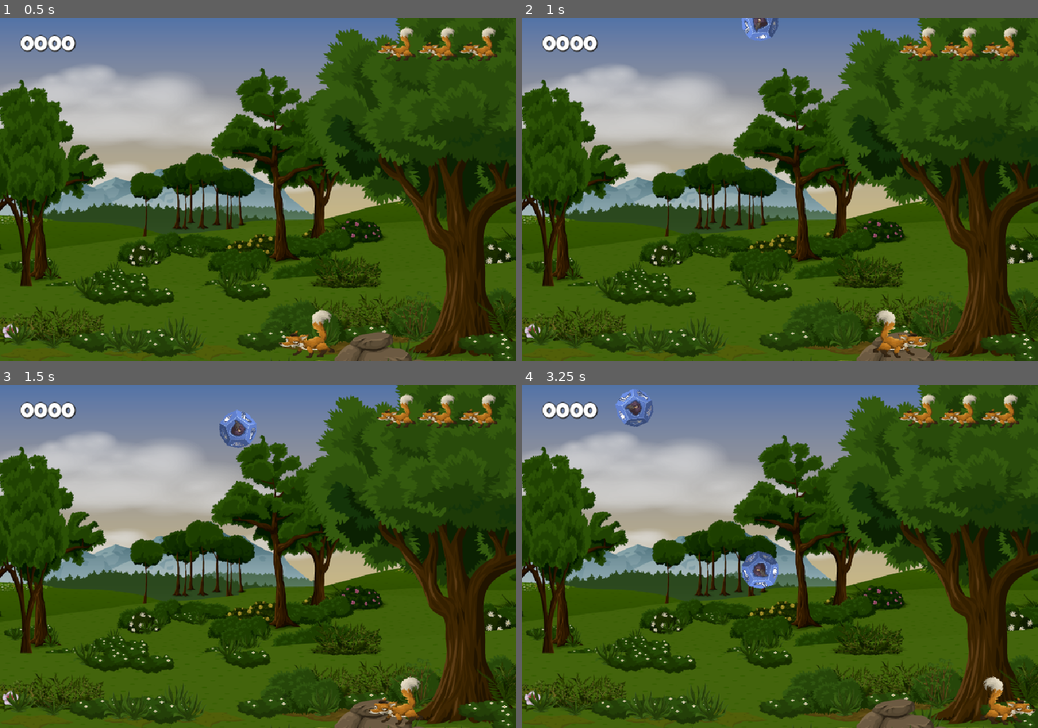
Above: before the commit, frames 1-4 (two rows, left to right).
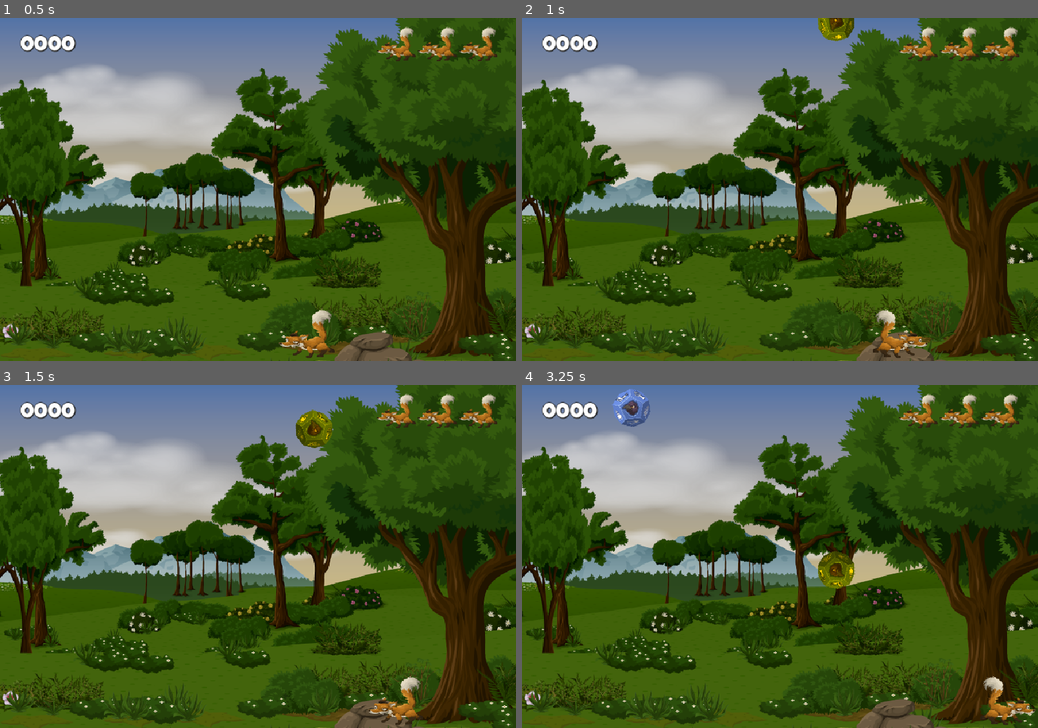
Above: after the commit, the same moments.

Repository: Newton-Duarte/godot-dice-catcher
Game: Godot game, scene res://scenes/game.tscn
Same seed, same stepped clock (60 frames per second), same inputs: the game is played once before the commit and once after it.
Inputs:
- Up to frame 1 (0.5 s): no input
- Up to frame 2 (1 s): tap Enter at 0.5 s; hold Right (ui_right) from 0.53 s (still down)
- Up to frame 3 (1.5 s): release Right (ui_right) at 1.28 s; hold Left (ui_left) from 1.28 s (still down)
- Up to frame 4 (3.25 s): release Left (ui_left) at 2.03 s; hold Right (ui_right) from 2.03 s (still down)

Frame 1 is identical in both runs. In frame 2, 0.7% of the frame differs, in the area x 42-65%, y 0-7%; in frame 3, 1.2%; in frame 4, 1.6%, in the area x 17-65%, y 1-60%.

Commit message:
feat: add bad dice logic

Diff:
--- a/scenes/game.tscn
+++ b/scenes/game.tscn
@@ -94,7 +94,13 @@
 wait_time = 15.0
 autostart = true
 
+[node name="BadDiceTimer" type="Timer" parent="." unique_id=675808820]
+wait_time = 10.0
+autostart = true
+
 [connection signal="timeout" from="SpawnTimer" to="." method="spawn_dice"]
+[connection signal="lose_life" from="Fox" to="." method="_on_fox_lose_life"]
 [connection signal="point_scored" from="Fox" to="." method="_on_fox_point_scored"]
 [connection signal="timeout" from="FeedbackLabelTimer" to="." method="_on_feedback_label_timer_timeout"]
 [connection signal="timeout" from="DifficultyTimer" to="." method="_on_difficulty_timer_timeout"]
+[connection signal="timeout" from="BadDiceTimer" to="." method="_on_bad_dice_timer_timeout"]
--- a/scripts/dice.gd
+++ b/scripts/dice.gd
@@ -2,7 +2,7 @@
 
 extends Area2D
 
-signal off_screen
+signal off_screen(is_bad: bool)
 
 @onready var sprite_2d: Sprite2D = $Sprite2D
 
@@ -14,7 +14,9 @@
 var speed_multiplier: float = 1.0
 var points: int = 1
 var dice_rare_color: Color = Color("#FFD700")
+var dice_bad_color: Color = Color("#880808")
 var is_rare: bool = false
+var is_bad: bool = false
 
 func _ready() -> void:
 	rotate_direction = rotate_directions.pick_random()
@@ -29,7 +31,11 @@
 	points = 5
 	modulate = dice_rare_color
 
+func setup_bad_dice() -> void:
+	is_bad = true
+	modulate = dice_bad_color
+
 func check_off_screen() -> void:
 	if get_viewport_rect().end.y < position.y:
-		off_screen.emit()
+		off_screen.emit(is_bad)
 		queue_free()
--- a/scripts/fox.gd
+++ b/scripts/fox.gd
@@ -3,6 +3,7 @@
 extends Area2D
 
 signal point_scored(points: int)
+signal lose_life
 
 const EDGE_SPRITE_MARGIN = 55.0
 
@@ -25,6 +26,11 @@
 
 func _on_area_entered(area: Area2D) -> void:
 	if area is Dice:
+		if area.is_bad:
+			lose_life.emit()
+			area.queue_free()
+			return
+
 		sounds.play()
 		point_scored.emit(area.points)
 		area.queue_free()
--- a/scripts/game.gd
+++ b/scripts/game.gd
@@ -11,6 +11,7 @@
 @onready var extra_life_sound: AudioStreamPlayer2D = $ExtraLifeSound
 @onready var feedback_label: Label = $CanvasLayer/FeedbackLabel
 @onready var feedback_label_timer: Timer = $FeedbackLabelTimer
+@onready var bad_dice_timer: Timer = $BadDiceTimer
 
 const STOPPABLE_GROUP: String = "stoppable"
 const MARGIN: float = 180.0
@@ -19,15 +20,17 @@
 const MAX_DICE_SPEED_MULTIPLIER: float = 2.0
 const MIN_SPAWN_TIMER: float = 1.0
 const GOLDEN_DICE_CHANCE_PERCENT: int = 10
+const BAD_DICE_CHANCE_PERCENT: int = 5
+const MIN_BAD_DICE_TIMER: float = 3.0
 
 var _points: int = 0
 var _lives: int = 3
 var _next_live_bonus_points: int = 0
 
 var _dice_speed_multiplier = 1.0
-var _dice_speed_multiplier_tick = 0.25
-
-var _difficulty_multiplier_tick = 0.25
+var _dice_speed_multiplier_tick = 0.2
+var _difficulty_multiplier_tick = 0.2
+var _bad_dice_timer_tick = 0.2
 
 func _unhandled_input(event: InputEvent) -> void:
 	if event.is_action_pressed("restart"):
@@ -39,6 +42,13 @@
 	spawn_dice()
 
 func spawn_dice() -> void:
+	var new_dice = get_dice_to_spawn()
+	var should_spawn_golden_dice: bool = randi() % 100 + 1 <= GOLDEN_DICE_CHANCE_PERCENT
+	if should_spawn_golden_dice:
+		new_dice.setup_rare_dice()
+	add_child(new_dice)
+
+func get_dice_to_spawn() -> Dice:
 	var new_dice: Dice = DICE.instantiate()
 	var viewport_rect = get_viewport_rect()
 	var new_position_x = randf_range(
@@ -48,14 +58,12 @@
 	new_dice.position = Vector2(new_position_x, -MARGIN)
 	new_dice.off_screen.connect(_on_dice_off_screen)
 	new_dice.speed_multiplier = min(_dice_speed_multiplier, MAX_DICE_SPEED_MULTIPLIER)
-	var should_spawn_golden_dice: bool = randi() % 100 + 1 <= GOLDEN_DICE_CHANCE_PERCENT
-	if should_spawn_golden_dice:
-		new_dice.setup_rare_dice()
-	add_child(new_dice)
+	return new_dice
 
 func pause_all() -> void:
 	spawn_timer.stop()
 	feedback_label_timer.stop()
+	bad_dice_timer.stop()
 	var to_stop: Array[Node] = get_tree().get_nodes_in_group(STOPPABLE_GROUP)
 	for item in to_stop:
 		item.set_physics_process(false)
@@ -80,15 +88,19 @@
 	music.stream = GAME_OVER
 	music.play()
 
-func _on_dice_off_screen() -> void:
+func lose_life() -> void:
 	_lives = max(_lives - 1, 0)
 	update_lives()
-	show_feedback_label("Miss")
 
 	if _lives <= 0:
 		game_over()
 	else:
 		negative_sound.play()
+
+func _on_dice_off_screen(is_bad: bool) -> void:
+	if is_bad: return
+	show_feedback_label("Miss")
+	lose_life()
 
 func _on_fox_point_scored(points: int) -> void:
 	_points += points
@@ -99,7 +111,7 @@
 		_next_live_bonus_points -= BONUS_LIVE_POINTS_NEEDED
 		_lives = min(_lives + 1, MAX_LIVES)
 		extra_life_sound.play()
-		show_feedback_label("+%s Life" % 1)
+		show_feedback_label("+1 Life")
 		update_lives()
 
 func _on_feedback_label_timer_timeout() -> void:
@@ -108,3 +120,13 @@
 func _on_difficulty_timer_timeout() -> void:
 	_dice_speed_multiplier += _dice_speed_multiplier_tick
 	spawn_timer.wait_time = max(spawn_timer.wait_time - _difficulty_multiplier_tick, MIN_SPAWN_TIMER)
+	bad_dice_timer.wait_time = max(bad_dice_timer.wait_time - _bad_dice_timer_tick, MIN_BAD_DICE_TIMER)
+
+func _on_bad_dice_timer_timeout() -> void:
+	var bad_dice: Dice = get_dice_to_spawn()
+	bad_dice.setup_bad_dice()
+	add_child(bad_dice)
+
+func _on_fox_lose_life() -> void:
+	lose_life()
+	show_feedback_label("-1 Life")
